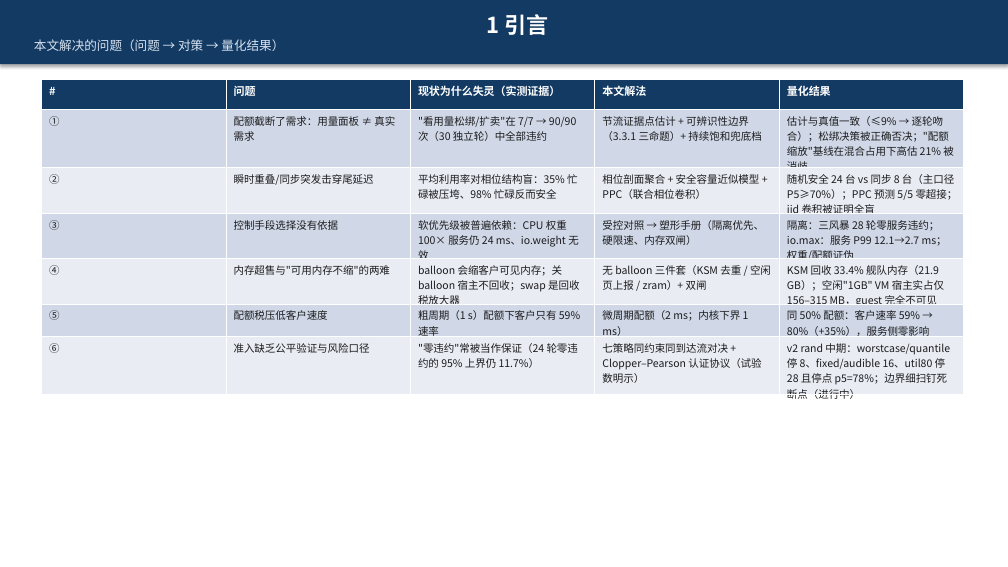
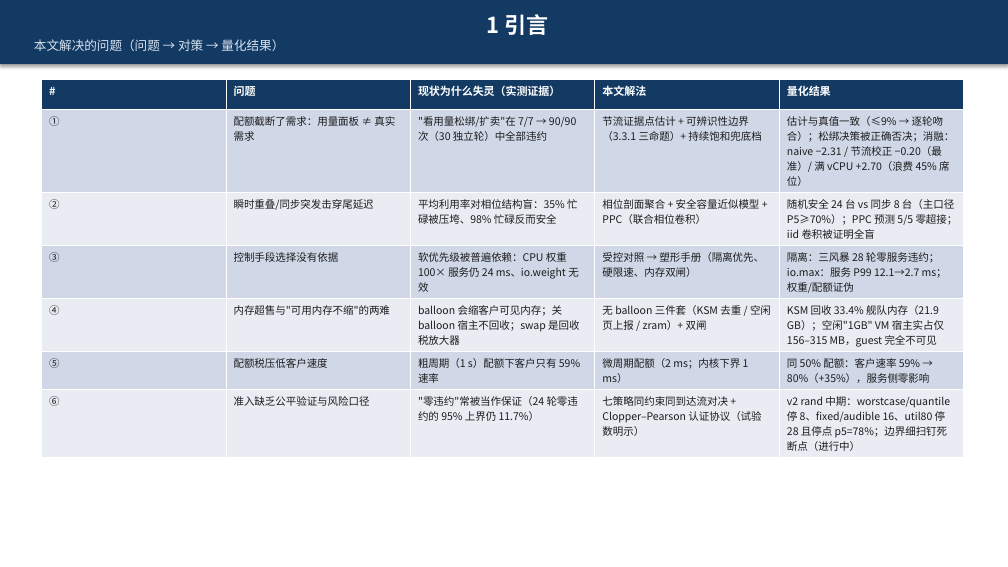
Before and after one commit to 3257085208/Paper, a slide deck: slide 4 of paper.pptx. Drawn at 1008x567 pixels with LibreOffice and Linux fonts; fonts in the diff are those of the drawing. Boxes give left, top, right and bottom in pixels: in the first picture for what was removed or moved away, otherwise in the second. Text is boxed around its words. In the diff, an @@ line names an element or a change of style, - is before the commit and + after.

```diff
--- a/paper.pptx
+++ b/paper.pptx
@@ table at [42,79,964,455] @@
@@ row 2, column 5: "估计与真值一致（≤9% → 逐轮吻合）；松绑决策被正确否决；"配额缩放"基线在混合占用下高估 21% 被消歧" to "估计与真值一致（≤9% → 逐轮吻合）；松绑决策被正确否决；消融：naive −2.31 / 节流校正 −0.20（最准）/ 满 vCPU +2.70（浪费 45% 席位）" @@
```
Also in this commit, not shown: 3 other slides changed, 1 slide added.
